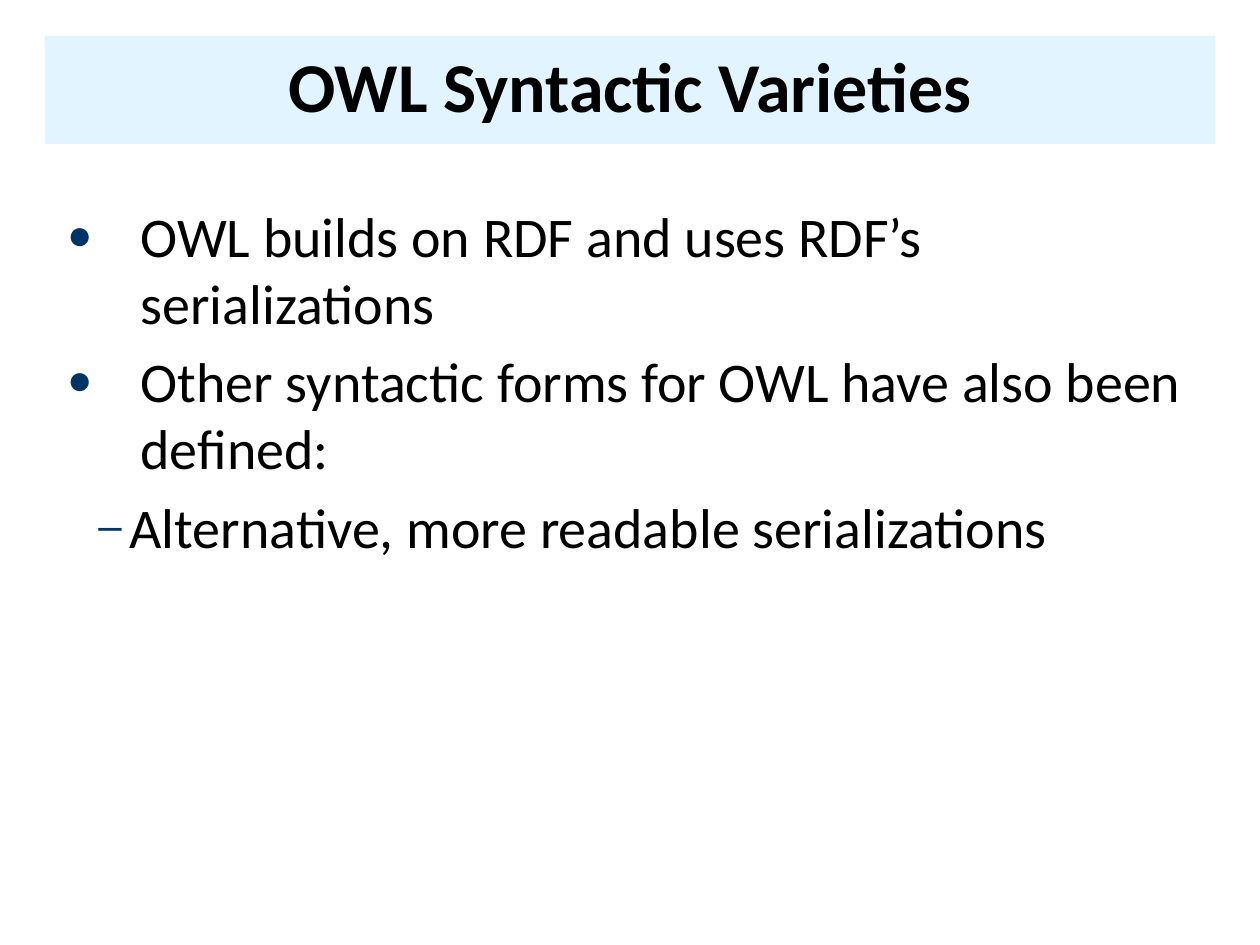
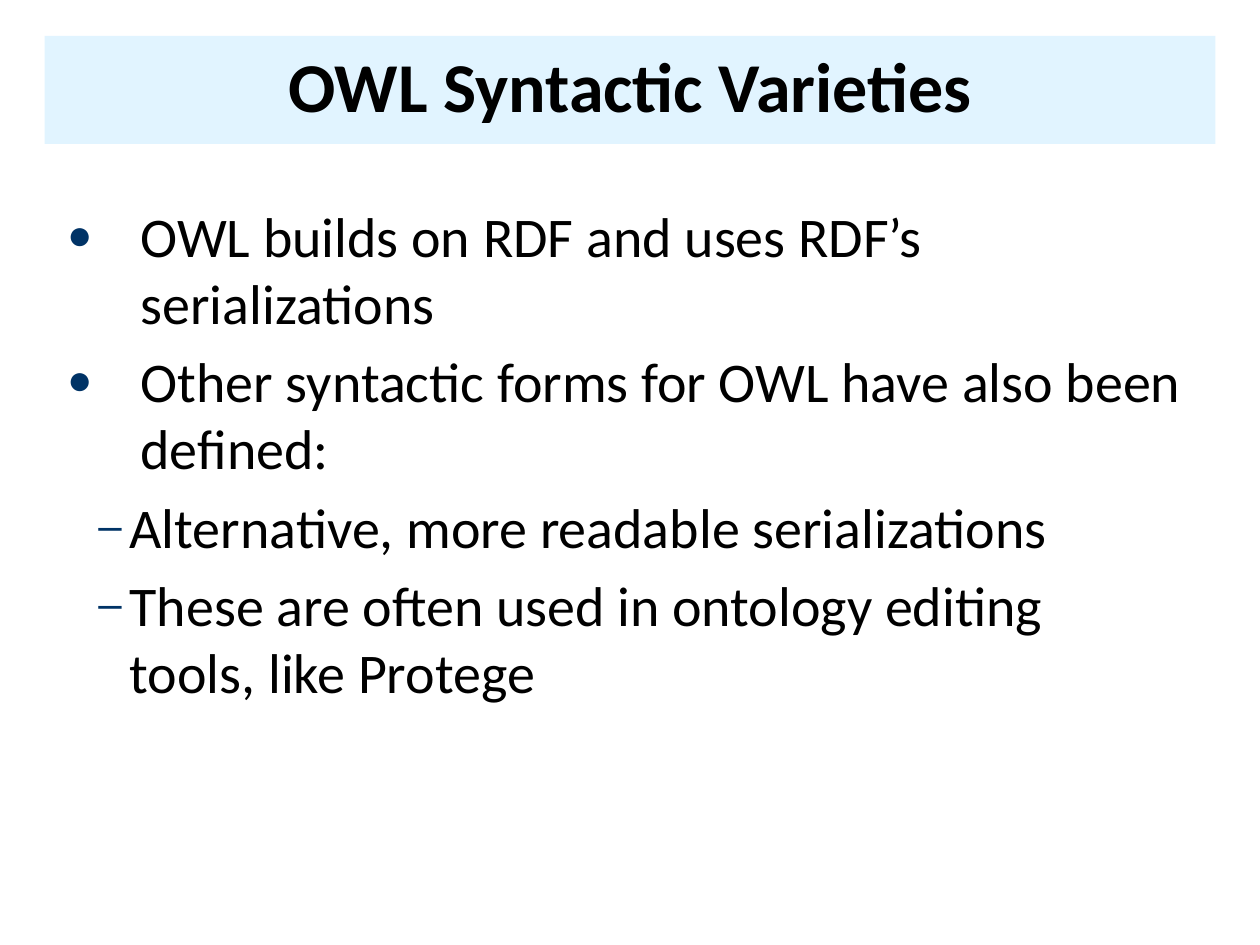
Before and after one commit to UMBC-CMSC-491-691-F19-Knowledge-Graphs/class_material, a slide deck: slide 24 of notes/07_owl/07OWL.pptx (slide 32 before the commit). Drawn at 1260x945 pixels with LibreOffice and Linux fonts; fonts in the diff are those of the drawing. Boxes give left, top, right and bottom in pixels: in the first picture for what was removed or moved away, otherwise in the second. Text is boxed around its words. In the diff, an @@ line names an element or a change of style, - is before the commit and + after.

```diff
--- a/notes/07_owl/07OWL.pptx
+++ b/notes/07_owl/07OWL.pptx
@@ text at (x1=130, y1=587, x2=1042, y2=703): paragraph added @@
+  – These are often used in ontology editing tools, like Protege
```
Also in this commit, not shown: 19 other slides changed, 12 slides removed, 24 other files.
